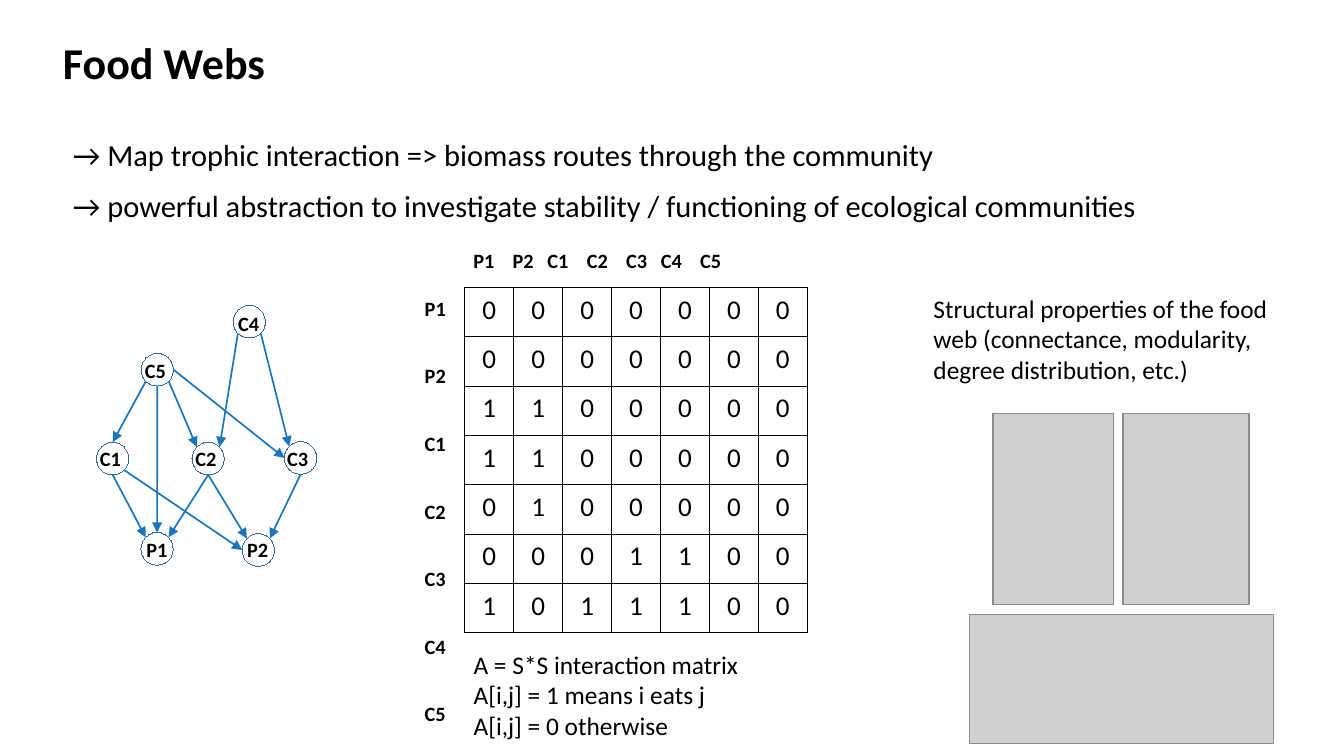
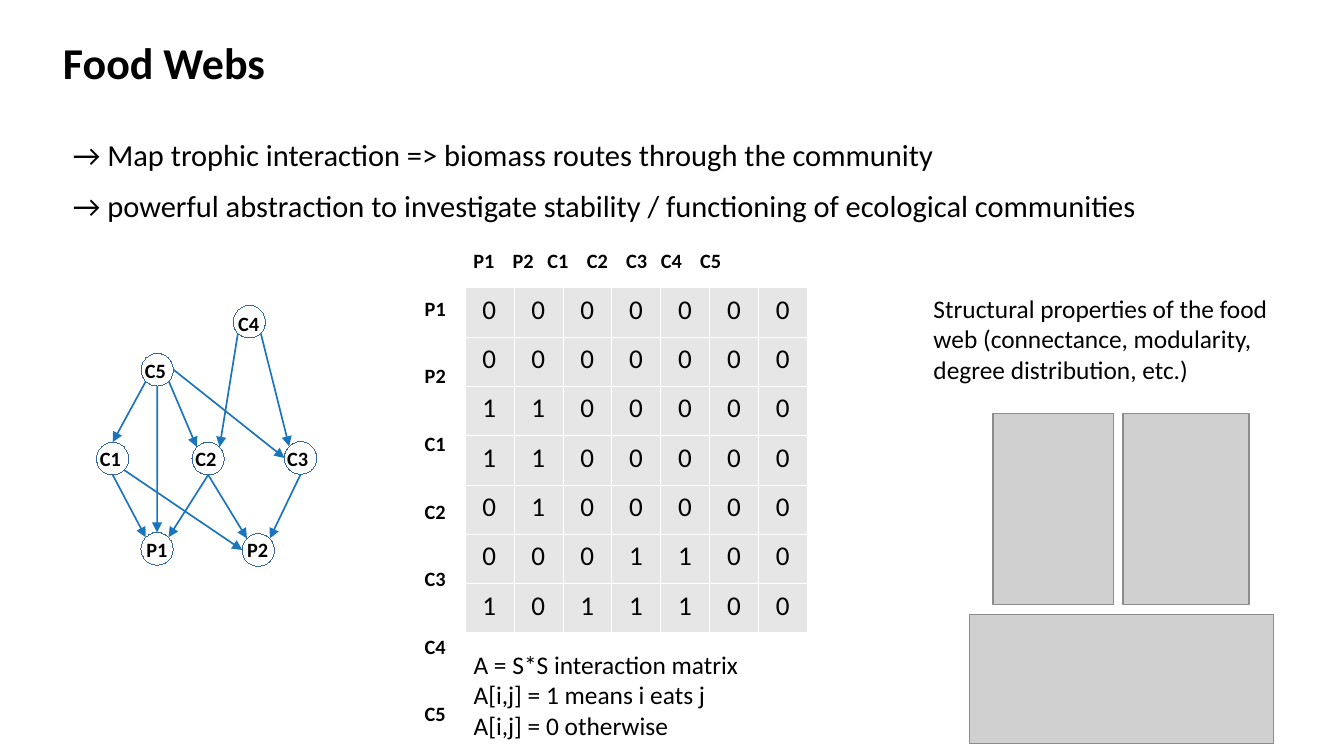
Before and after one commit to evadelmas/FoodwebsBioenergetics, a slide deck: slide 5 of slides.odp. Drawn at 1344x756 pixels with LibreOffice and Linux fonts; fonts in the diff are those of the drawing; grey boxes stand for pictures. Boxes give left, top, right and bottom in pixels: in the first picture for what was removed or moved away, otherwise in the second. Text is boxed around its words. In the diff, an @@ line names an element or a change of style, - is before the commit and + after.

```diff
--- a/slides.odp
+++ b/slides.odp
@@ table at [465, 288, 806, 626] @@
@@ fill none to #E6E6E6 in 49 cells @@
@@ borders changed @@
```
Also in this commit, not shown: 4 other slides changed, 7 slides added, 1 slide removed.
